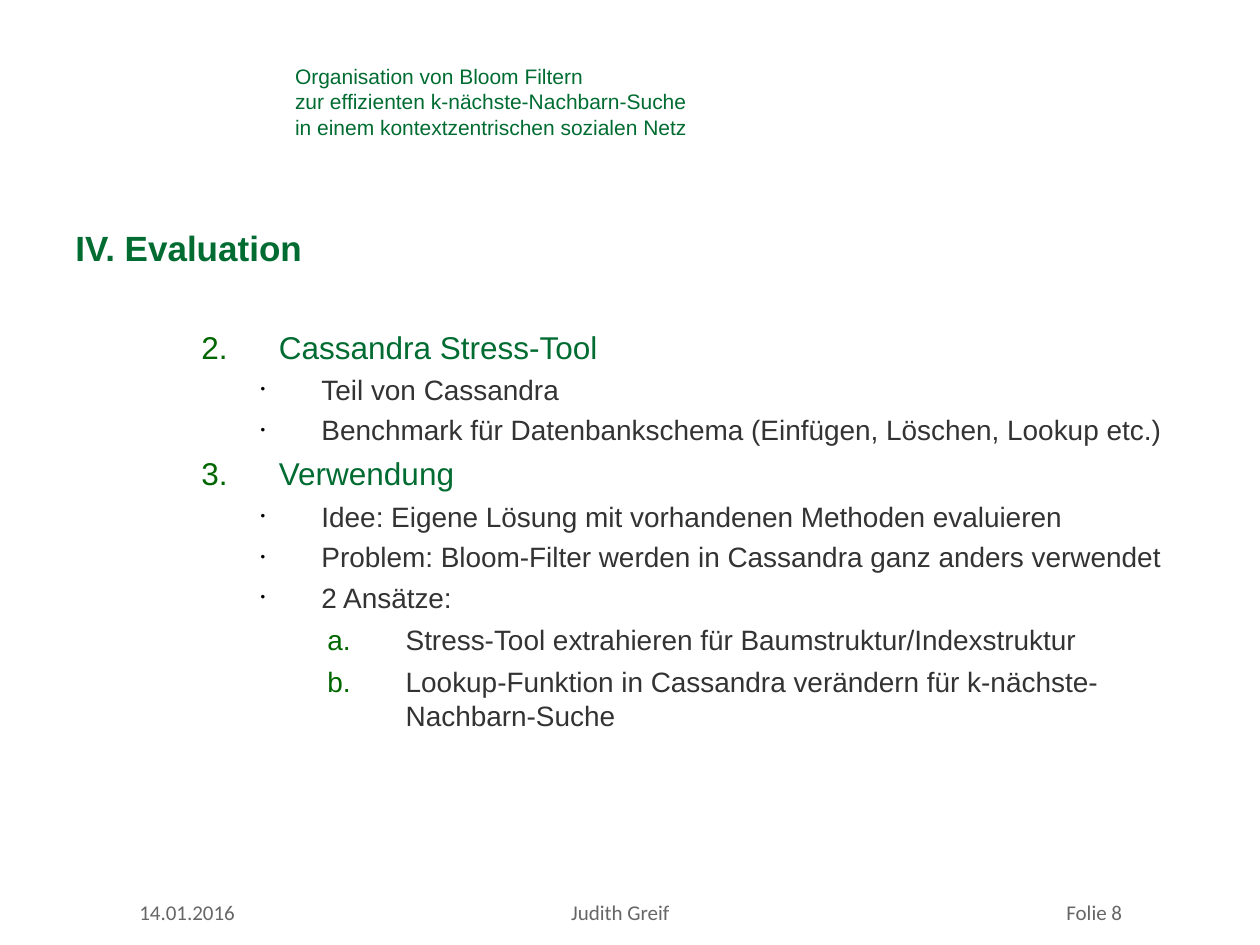
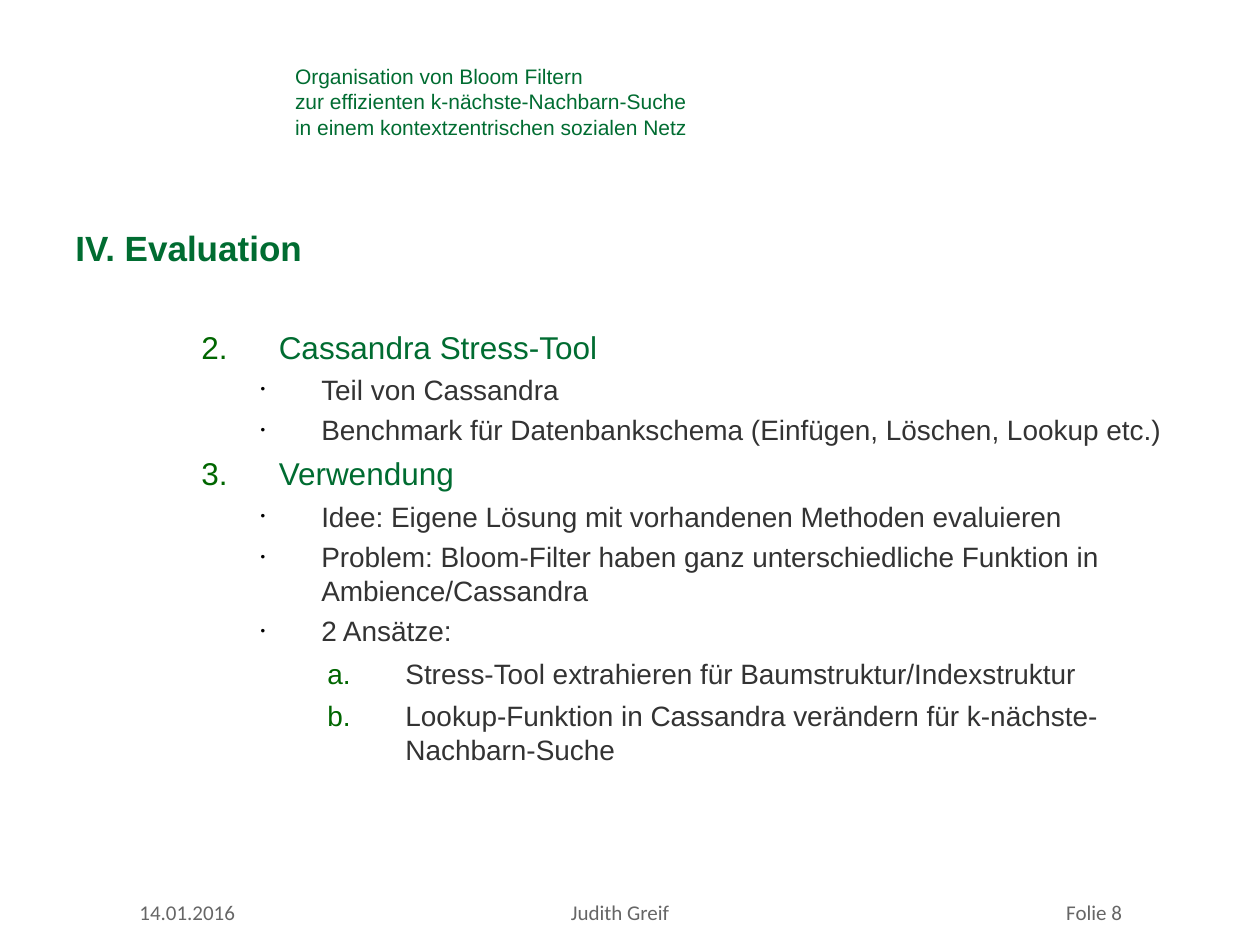
Before and after one commit to missgreenwood/masterarbeit, a slide deck: slide 8 of mdsg_latex_10062012/slides/antrittsvortrag_greif.ppt. Drawn at 1260x945 pixels with LibreOffice and Linux fonts; fonts in the diff are those of the drawing; background and template pictures are left out. Boxes give left, top, right and bottom in pixels: in the first picture for what was removed or moved away, otherwise in the second. Text is boxed around its words. In the diff, an @@ line names an element or a change of style, - is before the commit and + after.

```diff
--- a/mdsg_latex_10062012/slides/antrittsvortrag_greif.ppt
+++ b/mdsg_latex_10062012/slides/antrittsvortrag_greif.ppt
@@ text at (321,546,1099,602): text changed @@
-    • Problem: Bloom-Filter werden in Cassandra ganz anders verwendet
+    • Problem: Bloom-Filter haben ganz unterschiedliche Funktion in Ambience/Cassandra
```
Also in this commit, not shown: 7 other slides changed, 2 other files.
